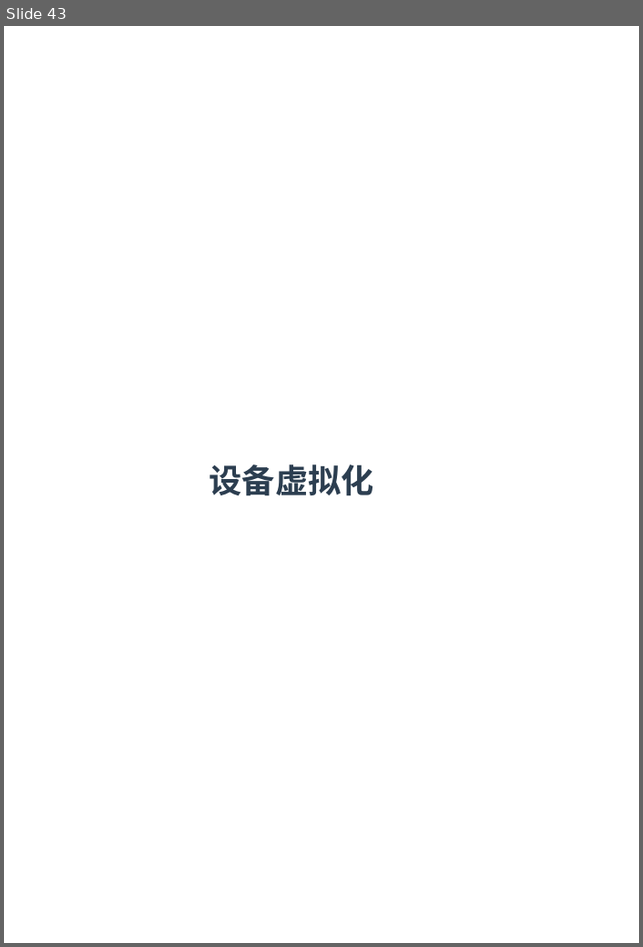
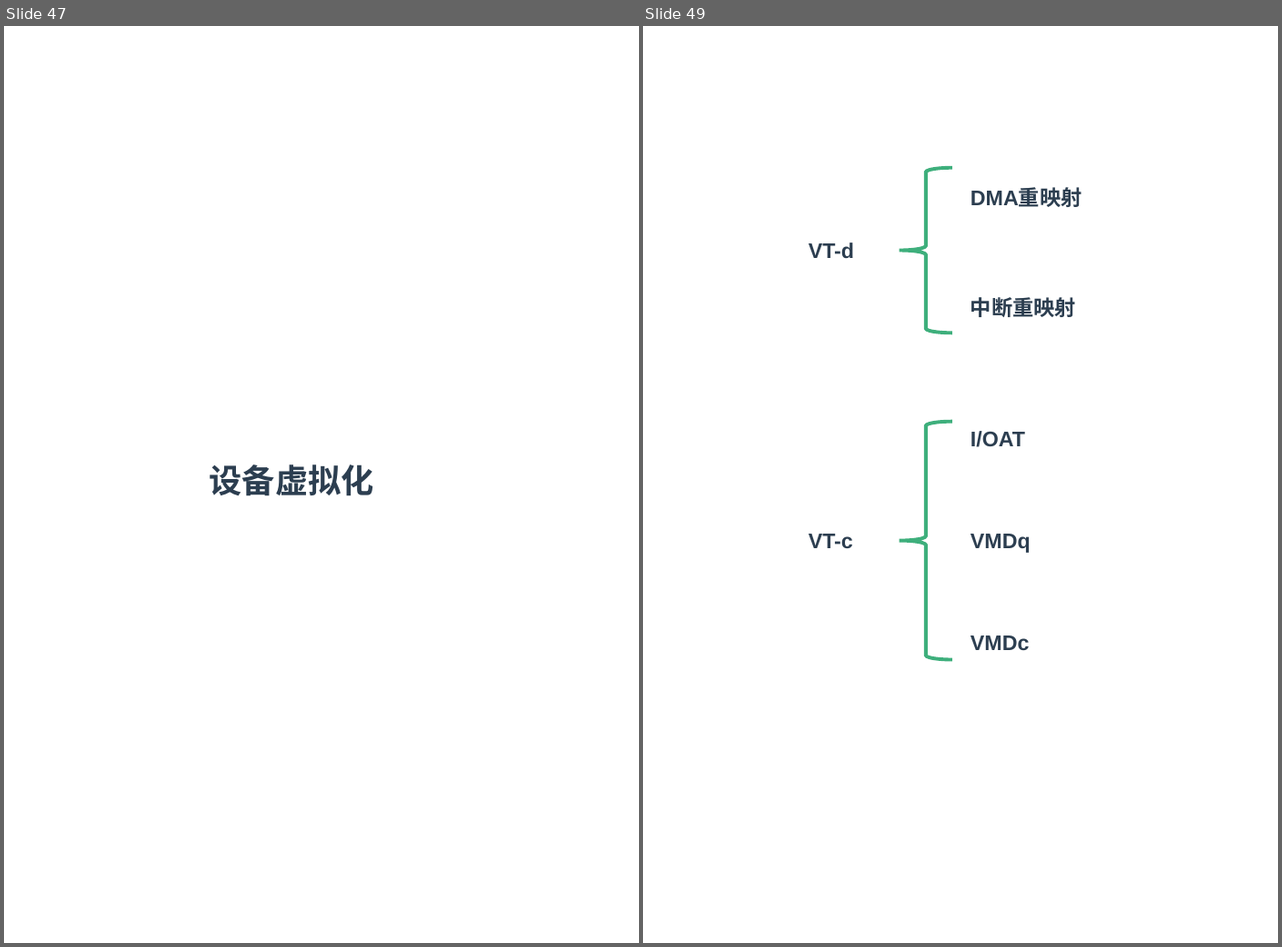
Before and after one commit to zaiqiang-dong/zaiqiang, a slide deck: picture/ppt/vitrualization/vitrualization.pptx. Shown side by side, each under a label of ours: slide 43 before the commit, slides 47 and 49 after it; the slides between them are not shown. The pictures are 643x947 and 1282x947 pixels, drawn with LibreOffice and Linux fonts; fonts in the diff are those of the drawing. Boxes give left, top, right and bottom in pixels: in the first picture for what was removed or moved away, otherwise in the second. Text is boxed around its words. In the diff, an @@ line names an element or a change of style, - is before the commit and + after.

```diff
--- a/picture/ppt/vitrualization/vitrualization.pptx
+++ b/picture/ppt/vitrualization/vitrualization.pptx
@@ slide 49 added at (643,26,1278,943), background #FFFFFF @@
@@ left brace added at (900,167,953,333), outline #3EAF7C 3 pt @@
@@ text added at (971,188,1083,207), 18 pt, text #2C3E50, bold @@
+DMA重映射
@@ text added at (809,243,854,258), 18 pt, text #2C3E50, bold @@
+VT-d
@@ text added at (971,297,1076,317), 18 pt, text #2C3E50, bold @@
+中断重映射
@@ left brace added at (900,422,953,659), outline #3EAF7C 3 pt @@
@@ text added at (971,431,1025,447), 18 pt, text #2C3E50, bold @@
+I/OAT
@@ text added at (809,534,853,549), 18 pt, text #2C3E50, bold @@
+VT-c
@@ text added at (971,534,1031,553), 18 pt, text #2C3E50, bold @@
+VMDq
@@ text added at (971,636,1030,650), 18 pt, text #2C3E50, bold @@
+VMDc
@@ what was slide 43 is now slide 47 @@
```
Also in this commit, not shown: 2 slides changed, 9 other slides added, 3 slides removed, 11 other files.
